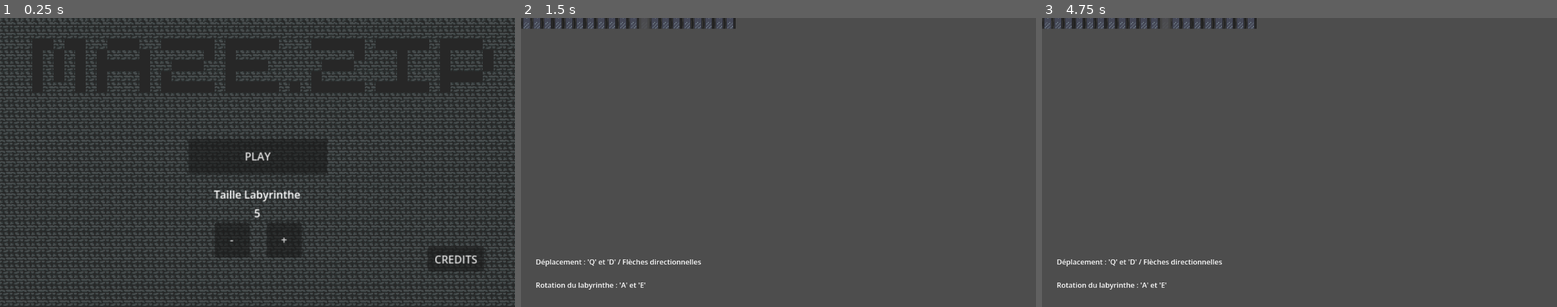
Above: before the commit, frames 1-3 (left to right).
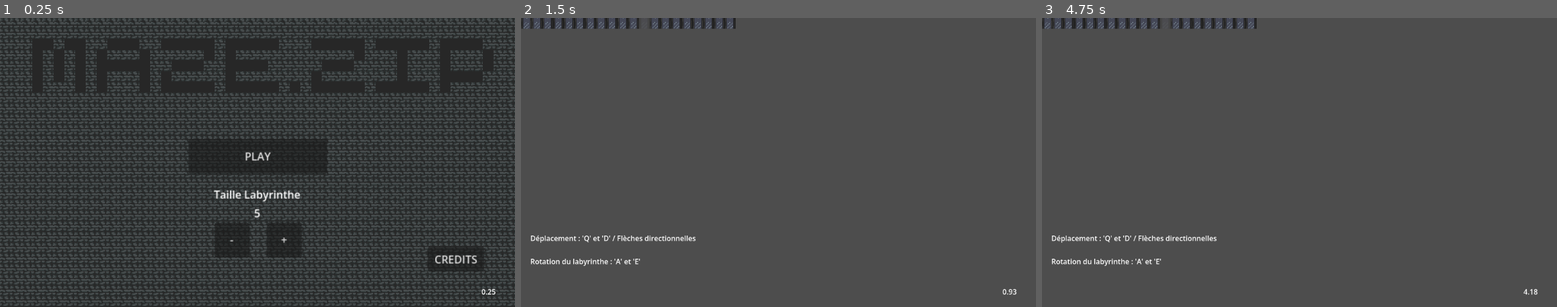
Above: after the commit, the same moments.

Repository: RomanHlt/gameJamInsash
Game: Godot game, scene res://Nodes/main.tscn
Same seed, same stepped clock (60 frames per second), same inputs: the game is played once before the commit and once after it. The engine's default icon, where the game draws it, is replaced by a stand-in: a white triangle on a blue panel in a dark square.
Inputs:
- Up to frame 1 (0.25 s): no input
- Up to frame 2 (1.5 s): click "PLAY" at 0.5 s; hold E (rotate_right) from 1.28 s (still down); hold Space (interact) from 1.28 s (still down)
- Up to frame 3 (4.75 s): release E (rotate_right) at 2.03 s; release Space (interact) at 2.03 s; hold A (rotate_left) 2.03-2.78 s; tap Space (interact) at 2.1, 3.6 s; hold Space (interact) 2.78-3.53 s; hold E (rotate_right) 2.78-4.28 s; hold A (rotate_left) from 4.28 s (still down); hold Space (interact) from 4.28 s (still down)

The runs differ from the first frame. In frame 1, less than 0.1% of the frame differs, in the area x 93-97%, y 93-96%; in frame 2, 0.9%, in the area x 1-97%, y 75-96%; in frame 3, 0.9%.

Commit message:
attention

Diff:
--- a/Nodes/main.tscn
+++ b/Nodes/main.tscn
@@ -5,6 +5,7 @@
 [ext_resource type="PackedScene" uid="uid://b5qntyrdvvdu5" path="res://Nodes/generateur.tscn" id="2_cfxlj"]
 [ext_resource type="PackedScene" uid="uid://rb8tkdosr34n" path="res://Nodes/map.tscn" id="2_h2ymo"]
 [ext_resource type="PackedScene" uid="uid://b0yiqy3nag3bs" path="res://Nodes/credits.tscn" id="3_r680b"]
+[ext_resource type="Script" uid="uid://c7k5u14wg385n" path="res://Scripts/time.gd" id="6_3cenx"]
 
 [node name="Main" type="Control" unique_id=1371591673]
 process_mode = 3
@@ -66,3 +67,12 @@
 Vous avez trouvé la sortie."
 horizontal_alignment = 1
 vertical_alignment = 1
+
+[node name="Timer" type="CanvasLayer" parent="." unique_id=37302143]
+
+[node name="TIME" type="Label" parent="Timer" unique_id=279022256]
+offset_left = 1077.0
+offset_top = 602.0
+offset_right = 1117.0
+offset_bottom = 625.0
+script = ExtResource("6_3cenx")
--- a/Nodes/map.tscn
+++ b/Nodes/map.tscn
@@ -295,10 +295,10 @@
 visible = false
 
 [node name="Label" type="Label" parent="Commandes" unique_id=1249009155]
-offset_left = 33.0
-offset_top = 535.0
-offset_right = 408.0
-offset_bottom = 610.0
+offset_left = 21.0
+offset_top = 482.0
+offset_right = 396.0
+offset_bottom = 609.0
 text = "Déplacement : 'Q' et 'D' / Flèches directionnelles
 
 Rotation du labyrinthe : 'A' et 'E'"
--- a/Scripts/main.gd
+++ b/Scripts/main.gd
@@ -11,6 +11,8 @@
 	$Map.show()
 	$Map.commandes.show()
 	$Accueil.hide()
+	$Timer.show()
+	$Timer/TIME.start()
 
 func credits():
 	$Credits.show()
@@ -35,6 +37,8 @@
 	$Map.hide()
 	$Map.commandes.hide()
 	$Victoire.show()
+	$Timer/TIME.stop()
 	await get_tree().create_timer(5).timeout
+	$Timer/TIME.hide()
 	$Victoire.hide()
 	$Accueil.show()
--- /dev/null
+++ b/Scripts/time.gd
@@ -0,0 +1,21 @@
+extends Label
+
+
+@export var timer:float
+@export var chronoOn:bool = false
+
+func _process(delta : float):
+	timer += delta
+	#temps en secondes, avec 3 décimales
+	self.text = String.num(timer, 3)
+	text = str(snappedf(timer,0.01))
+
+func start():
+	reset()
+	chronoOn = true
+
+func stop():
+	chronoOn = false
+
+func reset():
+	timer = 0.0
Not shown, added: Scripts/time.gd.uid
